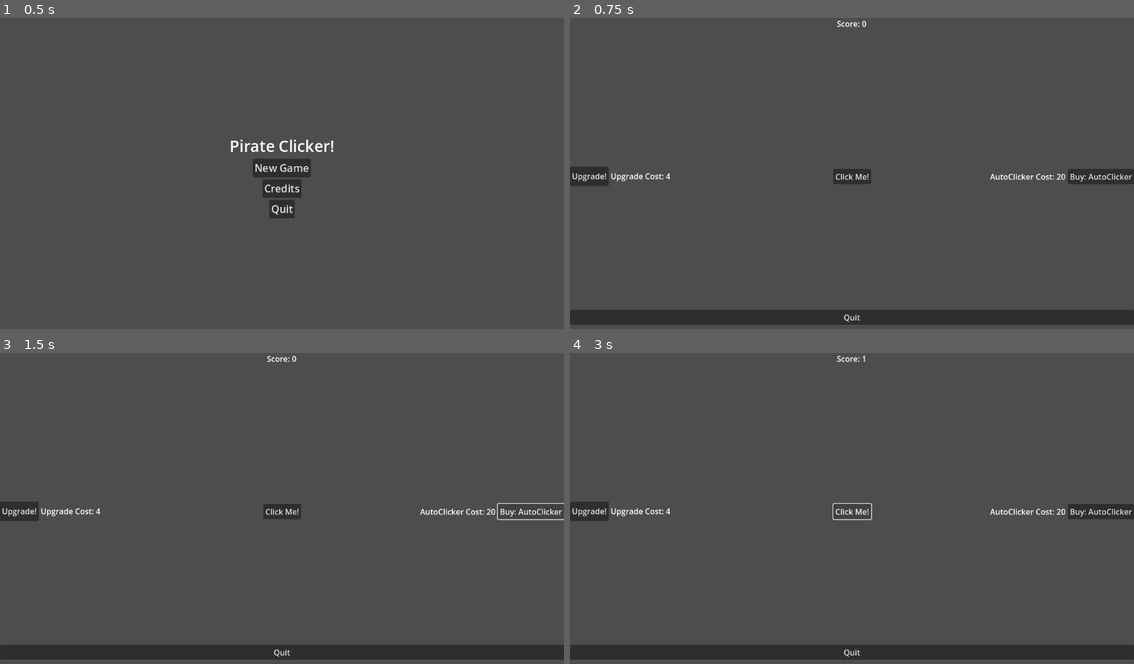
Above: before the commit, frames 1-4 (two rows, left to right).
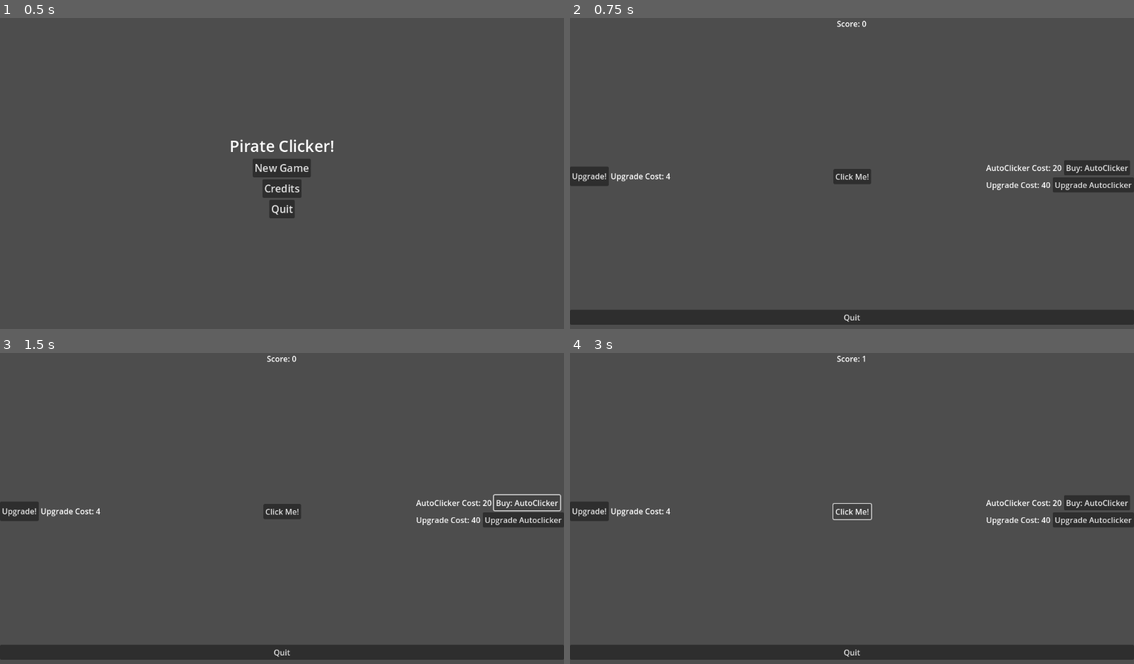
Above: after the commit, the same moments.

Repository: KeatenJo/PirateClicker
Game: Godot game, scene res://mainMenu.tscn
Same seed, same stepped clock (60 frames per second), same inputs: the game is played once before the commit and once after it.
Inputs (mouse positions are in pixels of both pictures, inside the frame that each line leads up to):
- Up to frame 1 (0.5 s): no input
- Up to frame 2 (0.75 s): click "New Game" at 0.5 s
- Up to frame 3 (1.5 s): click "Buy: AutoClicker" at 1.25 s
- Up to frame 4 (3 s): click (1094, 520) at 2 s, where only the run after the commit has a clickable "Upgrade Autoclicker"; click "Click Me!" at 2.75 s

Frame 1 is identical in both runs. In frame 2, 1.3% of the frame differs, in the area x 73-100%, y 45-57%; in frame 3, 1.1%; in frame 4, 1.3%.

Commit message:
implemented autoclicker upgrade leveling.

Diff:
--- a/main.gd
+++ b/main.gd
@@ -6,18 +6,28 @@
 var autoClickerCost: int = 20
 var isAutoClicker: bool = false
 var isAutoClicking: bool = false
+var autoClickerLvl: int = 1
+var autoClickerUpgradeCost: int = 40
 
 @onready var score_label: Label = $CanvasLayer/ScoreLabel
 @onready var click_button: Button = $CanvasLayer/ClickButton
+
 @onready var upgrade_button: Button = $CanvasLayer/UpgradeContainer/UpgradeButton
 @onready var upgrade_cost_label: Label = $CanvasLayer/UpgradeContainer/UpgradeCostLabel
-@onready var auto_clicker_label: Label = $CanvasLayer/AutoClickerContainer/AutoclickerCostLabel
-@onready var auto_clicker_button: Button = $CanvasLayer/AutoClickerContainer/AutoClickerButton
+
+@onready var auto_clicker_label: Label = $CanvasLayer/VBoxContainer/AutoClickerContainer/AutoclickerCostLabel
+@onready var auto_clicker_button: Button = $CanvasLayer/VBoxContainer/AutoClickerContainer/AutoClickerButton
+
+@onready var auto_clicker_upgrade_container: HBoxContainer =$CanvasLayer/VBoxContainer/AutoClickerUpgradeContainer
+@onready var auto_clicker_upgrade_label: Label = $CanvasLayer/VBoxContainer/AutoClickerUpgradeContainer/AutoclickerUpgradeCostLabel
+@onready var auto_clicker_upgrade_button: Button = $CanvasLayer/VBoxContainer/AutoClickerUpgradeContainer/AutoClickerUpgradeButton
 
 func _ready() -> void:
 	click_button.pressed.connect(_on_click_button_pressed)
 	upgrade_button.pressed.connect(upgrade_button_payout)
 	auto_clicker_button.pressed.connect(auto_clicker_button_pressed)
+	auto_clicker_upgrade_button.pressed.connect(autoClickerUpgrade)
+
 	update_score_label()
 
 
@@ -55,6 +65,7 @@
 		score -= autoClickerCost
 		isAutoClicker = true
 		autoClickerCost *= 2
+		auto_clicker_upgrade_container.show()
 		update_score_label()
 		update_auto_clicker_label()
 		start_autoclicking()
@@ -72,7 +83,7 @@
 
 func _on_auto_click() -> void:
 	if isAutoClicking:
-		score += buttonPayout
+		score += buttonPayout * autoClickerLvl
 		animate_button_click(click_button)
 		update_score_label()
 
@@ -83,3 +94,20 @@
 func _on_click_button_mouse_exited():
 	if isAutoClicker == true:
 		isAutoClicking = false
+
+func autoClickerUpgrade():
+	if isAutoClicker == true:
+		if score >= autoClickerUpgradeCost:
+			score -= autoClickerUpgradeCost
+			autoClickerLvl += 1
+			autoClickerUpgradeCost *= 1.75
+			updateAutClickerUpgradeLevel()
+			updateAutoClickerUpgradeLabel()
+			update_score_label()
+
+func updateAutoClickerUpgradeLabel():
+	auto_clicker_upgrade_label.text = "Upgrade Cost: %d" % autoClickerUpgradeCost
+
+
+func updateAutClickerUpgradeLevel():
+	auto_clicker_upgrade_button.text = "LVL: %d" % autoClickerLvl
--- a/main.tscn
+++ b/main.tscn
@@ -77,25 +77,40 @@
 layout_mode = 2
 text = "Upgrade Cost: 4"
 
-[node name="AutoClickerContainer" type="HBoxContainer" parent="CanvasLayer"]
+[node name="VBoxContainer" type="VBoxContainer" parent="CanvasLayer"]
 anchors_preset = 6
 anchor_left = 1.0
 anchor_top = 0.5
 anchor_right = 1.0
 anchor_bottom = 0.5
-offset_left = -205.0
-offset_top = -15.5
-offset_bottom = 15.5
+offset_left = -294.0
+offset_top = -20.0
+offset_bottom = 20.0
 grow_horizontal = 0
 grow_vertical = 2
 
-[node name="AutoclickerCostLabel" type="Label" parent="CanvasLayer/AutoClickerContainer"]
+[node name="AutoClickerContainer" type="HBoxContainer" parent="CanvasLayer/VBoxContainer"]
+layout_mode = 2
+
+[node name="AutoclickerCostLabel" type="Label" parent="CanvasLayer/VBoxContainer/AutoClickerContainer"]
 layout_mode = 2
 text = "AutoClicker Cost: 20"
 
-[node name="AutoClickerButton" type="Button" parent="CanvasLayer/AutoClickerContainer"]
+[node name="AutoClickerButton" type="Button" parent="CanvasLayer/VBoxContainer/AutoClickerContainer"]
 layout_mode = 2
 text = "Buy: AutoClicker"
+script = SubResource("GDScript_cngw8")
+
+[node name="AutoClickerUpgradeContainer" type="HBoxContainer" parent="CanvasLayer/VBoxContainer"]
+layout_mode = 2
+
+[node name="AutoclickerUpgradeCostLabel" type="Label" parent="CanvasLayer/VBoxContainer/AutoClickerUpgradeContainer"]
+layout_mode = 2
+text = "Upgrade Cost: 40"
+
+[node name="AutoClickerUpgradeButton" type="Button" parent="CanvasLayer/VBoxContainer/AutoClickerUpgradeContainer"]
+layout_mode = 2
+text = "Upgrade Autoclicker"
 script = SubResource("GDScript_cngw8")
 
 [node name="MarginContainer" type="MarginContainer" parent="CanvasLayer"]
